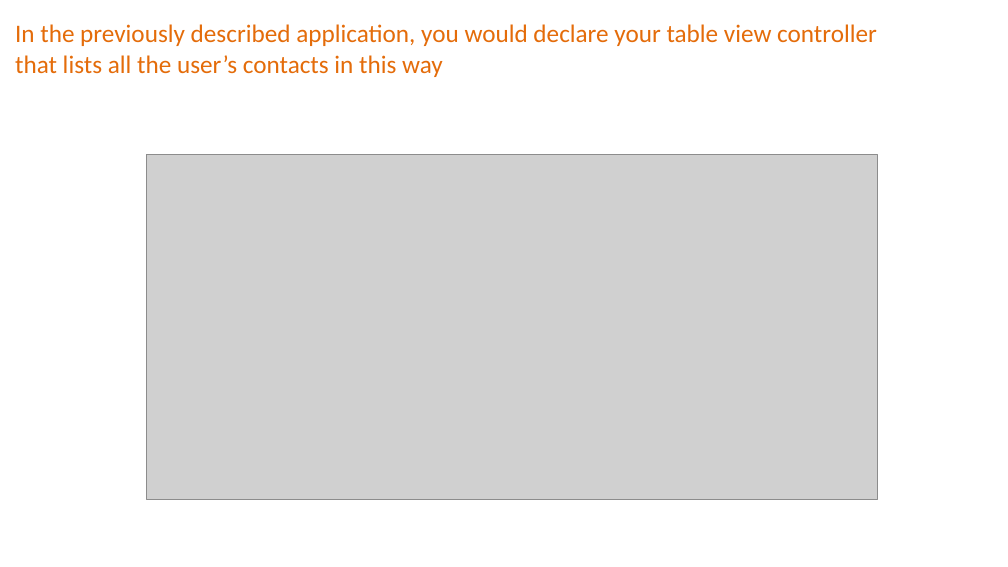
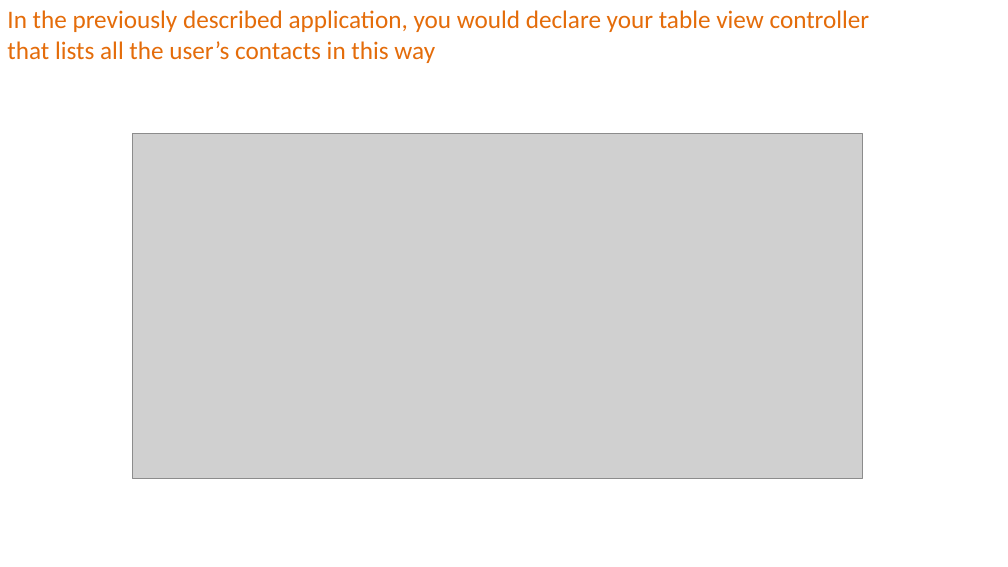
Before and after one commit to aminhngn/Course_Mobile_IOS, a slide deck: slide 43 of course/IOS_Module_03_core_data.pptx. Drawn at 1008x567 pixels with LibreOffice and Linux fonts; fonts in the diff are those of the drawing; grey boxes stand for pictures. Boxes give left, top, right and bottom in pixels: in the first picture for what was removed or moved away, otherwise in the second. Text is boxed around its words. In the diff, an @@ line names an element or a change of style, - is before the commit and + after.

```diff
--- a/course/IOS_Module_03_core_data.pptx
+++ b/course/IOS_Module_03_core_data.pptx
@@ text "In the previously described application, ...": place and size @@
-text "In the previously described application, ..." at <box>15,24,877,77</box>
+text "In the previously described application, ..." at <box>7,10,870,63</box>
@@ picture: place and size @@
-picture at <box>147,154,877,500</box>
+picture at <box>132,133,863,479</box>
```
Also in this commit, not shown: 9 other slides changed, 4 slides added, 4 slides removed, 1 other file.
